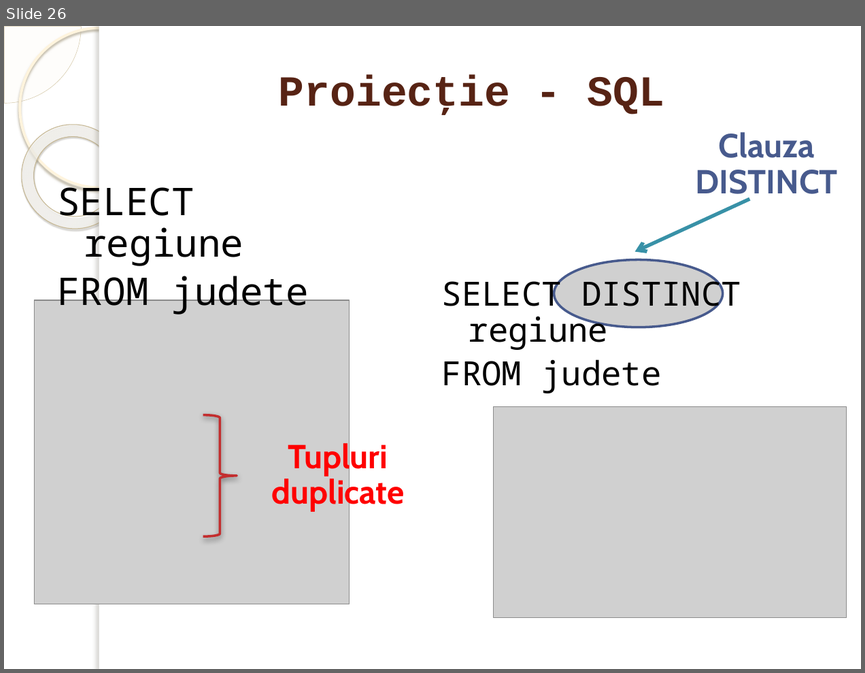
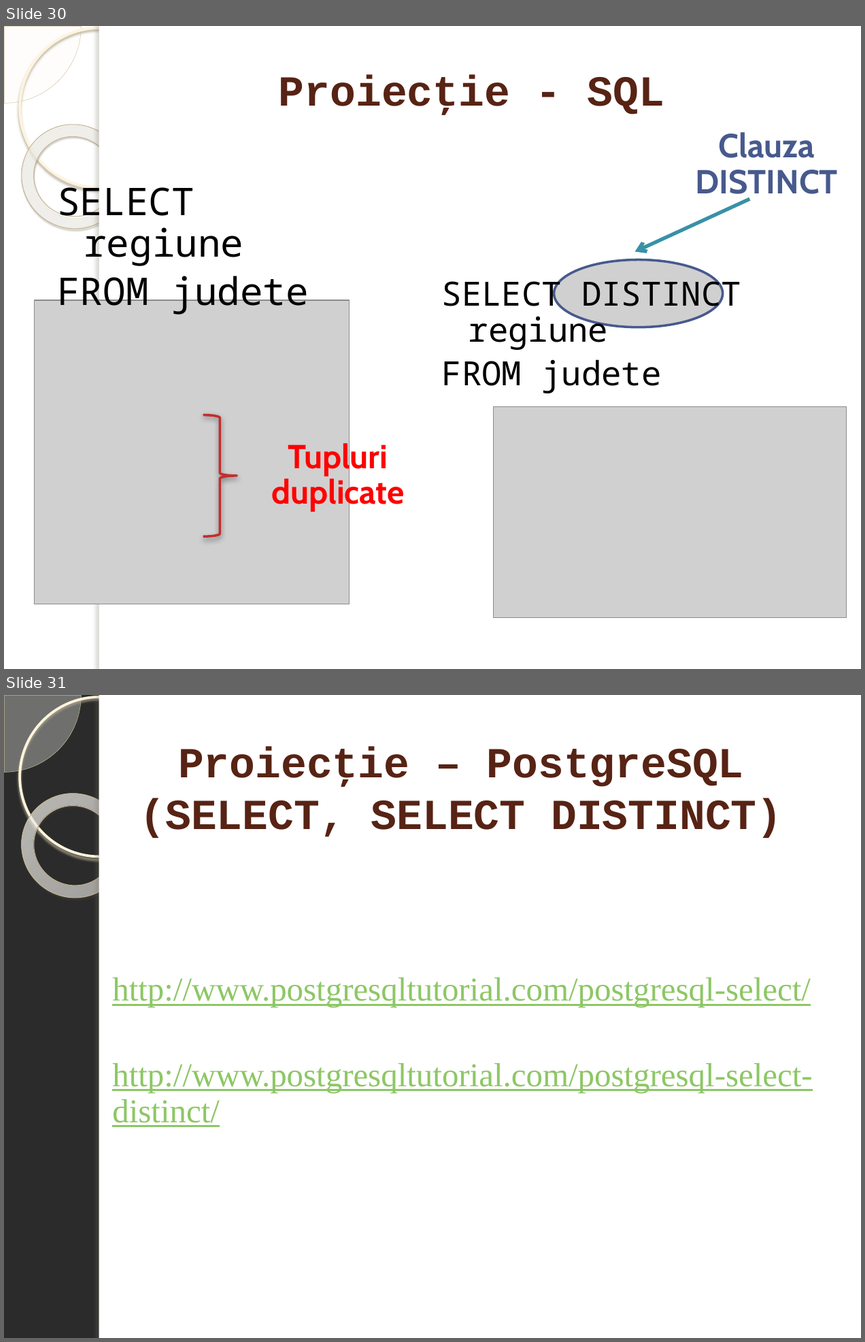
Before and after one commit to marinfotache/Baze-de-date-I, a slide deck: 11-13_SQL_Interogari - elemente de baza/11_LimbajeDeInterogare_AR_SQL2.pptx. Shown one above the other, each under a label of ours: slide 26 before the commit, slides 30 and 31 after it. The pictures are 865x673 and 865x1342 pixels, drawn with LibreOffice and Linux fonts; fonts in the diff are those of the drawing; grey boxes stand for pictures; background and template pictures are left out; a plain dark background stands for a picture behind light text. Boxes give left, top, right and bottom in pixels: in the first picture for what was removed or moved away, otherwise in the second. Text is boxed around its words. In the diff, an @@ line names an element or a change of style, - is before the commit and + after.

```diff
--- a/11-13_SQL_Interogari - elemente de baza/11_LimbajeDeInterogare_AR_SQL2.pptx
+++ b/11-13_SQL_Interogari - elemente de baza/11_LimbajeDeInterogare_AR_SQL2.pptx
@@ slide 31 added at (4, 695, 861, 1338), background picture (left out); not listed: 5 template elements that a slide beside it also shows @@
@@ title added at (139, 747, 782, 838), 36 pt, text #572314, bold @@
+Proiecţie – PostgreSQL
+(SELECT, SELECT DISTINCT)
@@ text added at (112, 977, 812, 1127), 28 pt, text #8DC765, underline @@
+http://www.postgresqltutorial.com/postgresql-select/
+http://www.postgresqltutorial.com/postgresql-select-distinct/
@@ what was slide 26 is now slide 30 @@
```
Also in this commit, not shown: 2 slides changed, 6 other slides added.
